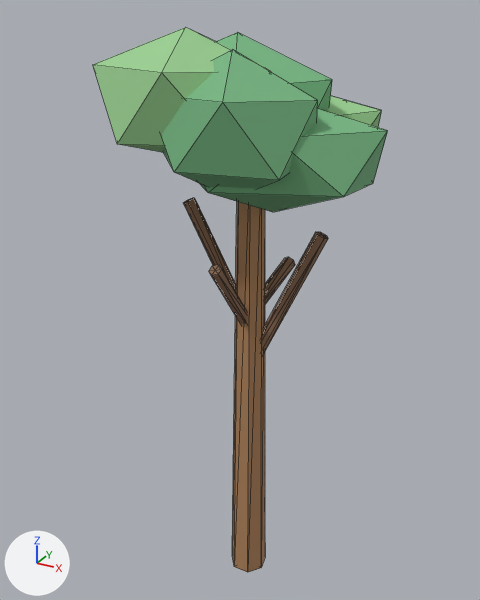
A saved change to the glTF model assets/visual/generated/environment/broadleaf_04.glb.
Camera for both pictures: a 50 mm lens placed at (2.65, -5.01, 5.65), pointed at (-0.22, 0.21, 3.04). Every picture has the same lights, and +X, +Y and +Z are marked at lower left. The first picture is the older version. Mesh edges are drawn as thin lines. Vertices at exactly the same position are counted once.

The first picture shows 'broadleaf_04'.
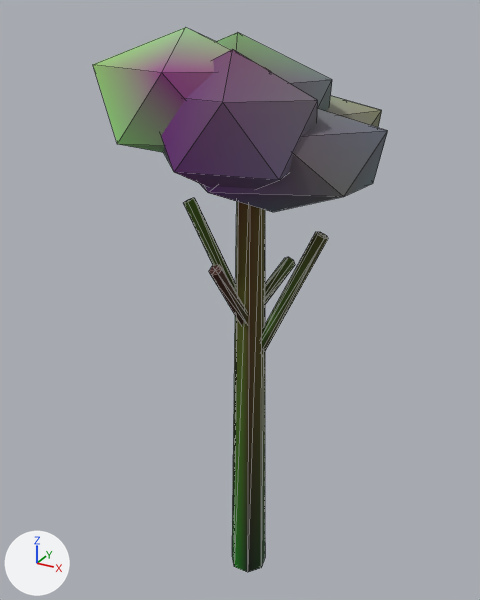
The change, as a diff of the scene's bpy script:
```diff
--- a/assets/visual/generated/environment/broadleaf_04.glb.py
+++ b/assets/visual/generated/environment/broadleaf_04.glb.py
@@ mat_trunk @@
 n0 = _N.new('ShaderNodeBsdfPrincipled'); n0.name = 'Principled BSDF'
-n0.inputs[0].default_value = (0.42, 0.22, 0.1, 1.0)  # 'Base Color', brown #ad8159
 n0.inputs[2].default_value = 0.82  # 'Roughness'
 n1 = _N.new('ShaderNodeOutputMaterial'); n1.name = 'Material Output'
+n2 = _N.new('ShaderNodeMix'); n2.name = 'Mix'
+n2.data_type = 'RGBA'
+n2.blend_type = 'MULTIPLY'
+n2.inputs[0].default_value = 1.0  # 'Factor'
+n2.inputs[7].default_value = (0.42, 0.22, 0.1, 1.0)  # 'B', brown #ad8159
+n3 = _N.new('ShaderNodeVertexColor'); n3.name = 'Color Attribute'
 _L.new(n0.outputs[0], n1.inputs[0])  # 'BSDF' to 'Surface'
+_L.new(n2.outputs[2], n0.inputs[0])  # 'Result' to 'Base Color'
+_L.new(n3.outputs[0], n2.inputs[6])  # 'Color' to 'A'
@@ mat_bark_dark @@
 n0 = _N.new('ShaderNodeBsdfPrincipled'); n0.name = 'Principled BSDF'
-n0.inputs[0].default_value = (0.26, 0.14, 0.08, 1.0)  # 'Base Color', brown #8b6950
 n0.inputs[2].default_value = 0.82  # 'Roughness'
 n1 = _N.new('ShaderNodeOutputMaterial'); n1.name = 'Material Output'
+n2 = _N.new('ShaderNodeMix'); n2.name = 'Mix'
+n2.data_type = 'RGBA'
+n2.blend_type = 'MULTIPLY'
+n2.inputs[0].default_value = 1.0  # 'Factor'
+n2.inputs[7].default_value = (0.26, 0.14, 0.08, 1.0)  # 'B', brown #8b6950
+n3 = _N.new('ShaderNodeVertexColor'); n3.name = 'Color Attribute'
 _L.new(n0.outputs[0], n1.inputs[0])  # 'BSDF' to 'Surface'
+_L.new(n2.outputs[2], n0.inputs[0])  # 'Result' to 'Base Color'
+_L.new(n3.outputs[0], n2.inputs[6])  # 'Color' to 'A'
@@ mat_leaf_primary @@
 n0 = _N.new('ShaderNodeBsdfPrincipled'); n0.name = 'Principled BSDF'
-n0.inputs[0].default_value = (0.18, 0.46, 0.22, 1.0)  # 'Base Color', green #76b581
 n0.inputs[2].default_value = 0.82  # 'Roughness'
 n1 = _N.new('ShaderNodeOutputMaterial'); n1.name = 'Material Output'
+n2 = _N.new('ShaderNodeMix'); n2.name = 'Mix'
+n2.data_type = 'RGBA'
+n2.blend_type = 'MULTIPLY'
+n2.inputs[0].default_value = 1.0  # 'Factor'
+n2.inputs[7].default_value = (0.18, 0.46, 0.22, 1.0)  # 'B', green #76b581
+n3 = _N.new('ShaderNodeVertexColor'); n3.name = 'Color Attribute'
 _L.new(n0.outputs[0], n1.inputs[0])  # 'BSDF' to 'Surface'
+_L.new(n2.outputs[2], n0.inputs[0])  # 'Result' to 'Base Color'
+_L.new(n3.outputs[0], n2.inputs[6])  # 'Color' to 'A'
@@ mat_leaf_secondary @@
 n0 = _N.new('ShaderNodeBsdfPrincipled'); n0.name = 'Principled BSDF'
-n0.inputs[0].default_value = (0.32, 0.62, 0.28, 1.0)  # 'Base Color', green #99ce90
 n0.inputs[2].default_value = 0.82  # 'Roughness'
 n1 = _N.new('ShaderNodeOutputMaterial'); n1.name = 'Material Output'
+n2 = _N.new('ShaderNodeMix'); n2.name = 'Mix'
+n2.data_type = 'RGBA'
+n2.blend_type = 'MULTIPLY'
+n2.inputs[0].default_value = 1.0  # 'Factor'
+n2.inputs[7].default_value = (0.32, 0.62, 0.28, 1.0)  # 'B', green #99ce90
+n3 = _N.new('ShaderNodeVertexColor'); n3.name = 'Color Attribute'
 _L.new(n0.outputs[0], n1.inputs[0])  # 'BSDF' to 'Surface'
+_L.new(n2.outputs[2], n0.inputs[0])  # 'Result' to 'Base Color'
+_L.new(n3.outputs[0], n2.inputs[6])  # 'Color' to 'A'
@@ me_cone_003 @@
 me_cone_003.from_pydata(...)  # 132 vertices, 224 faces; spans x -1.24..1.17, y -0.89..1.24, z 0.0..5.51
 # used by ob_broadleaf_04; location = (0.0, 0.0, 0.0)
+# me_cone_003 part 1: vertex colours changed
 me_cone_003.materials.append(mat_trunk)
```

Changed parts and their boxes [x1, y1, x2, y2] in the pictures (480 x 600 px):
'broadleaf_04', recoloured (darker)
    both: [93, 29, 388, 572]
